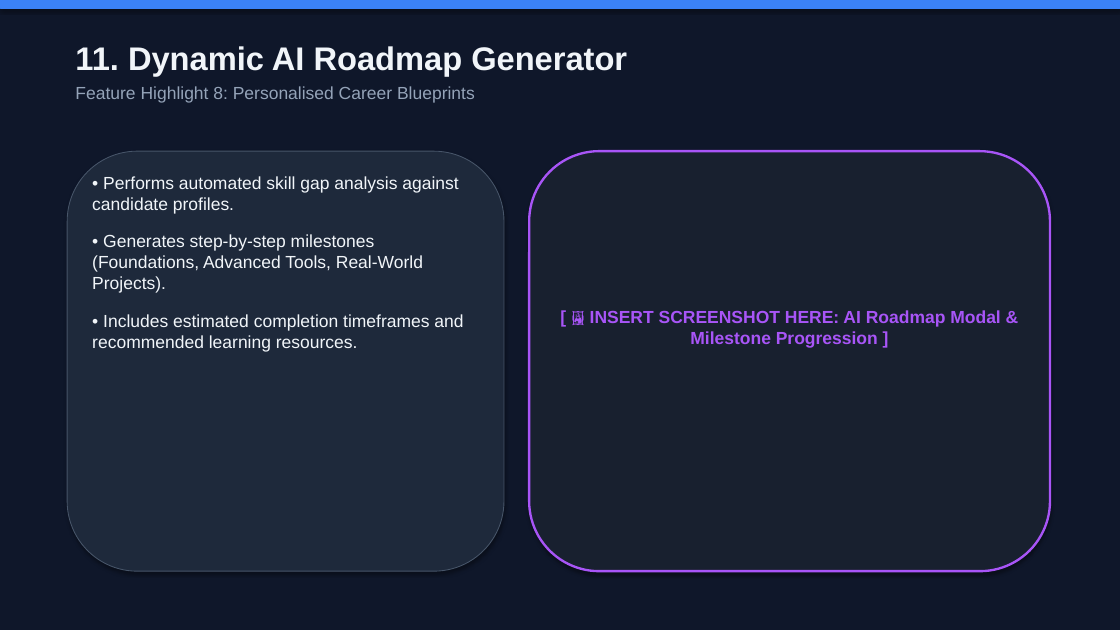
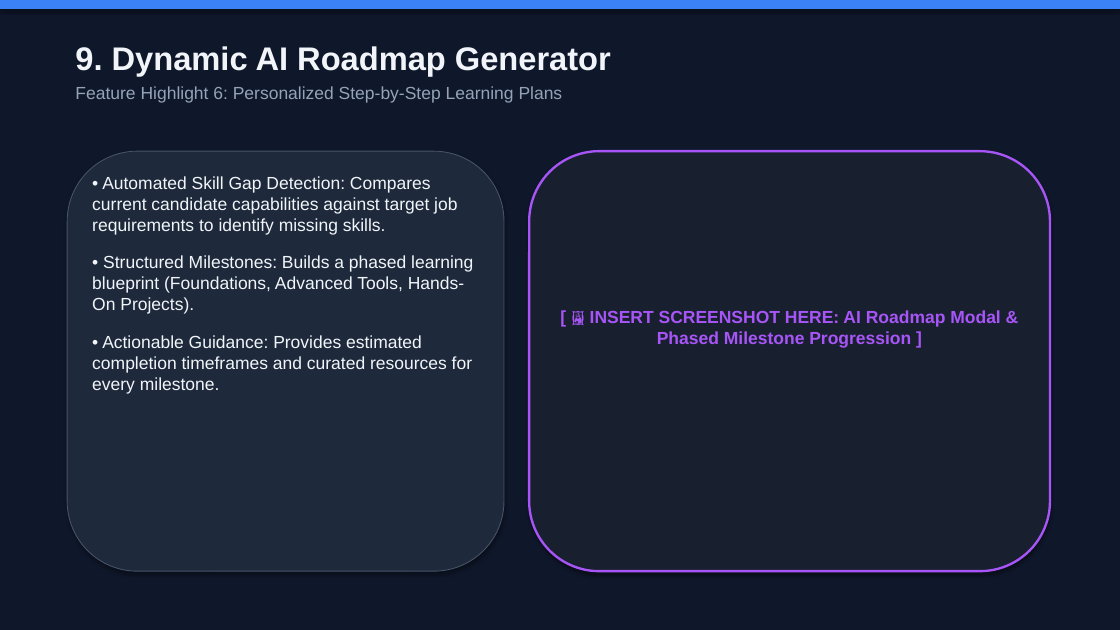
Before and after one commit to RudranshKadiveti/Team-Placebo, a slide deck: slide 10 of CareerPilot_AI_Presentation.pptx (slide 12 before the commit). Drawn at 1120x630 pixels with LibreOffice and Linux fonts; fonts in the diff are those of the drawing. Boxes give left, top, right and bottom in pixels: in the first picture for what was removed or moved away, otherwise in the second. Text is boxed around its words. In the diff, an @@ line names an element or a change of style, - is before the commit and + after.

```diff
--- a/CareerPilot_AI_Presentation.pptx
+++ b/CareerPilot_AI_Presentation.pptx
@@ text at <box>75,46,611,103</box>: text changed @@
-11. Dynamic AI Roadmap Generator
-Feature Highlight 8: Personalised Career Blueprints
+9. Dynamic AI Roadmap Generator
+Feature Highlight 6: Personalized Step-by-Step Learning Plans
@@ text at <box>92,176,473,394</box>: text changed @@
-• Performs automated skill gap analysis against candidate profiles.
-• Generates step-by-step milestones (Foundations, Advanced Tools, Real-World Projects).
-• Includes estimated completion timeframes and recommended learning resources.
+• Automated Skill Gap Detection: Compares current candidate capabilities against target job requirements to identify missing skills.
+• Structured Milestones: Builds a phased learning blueprint (Foundations, Advanced Tools, Hands-On Projects).
+• Actionable Guidance: Provides estimated completion timeframes and curated resources for every milestone.
@@ text at <box>590,310,1000,348</box>: text changed @@
-[ 🖼️ INSERT SCREENSHOT HERE: AI Roadmap Modal & Milestone Progression ]
+[ 🖼️ INSERT SCREENSHOT HERE: AI Roadmap Modal & Phased Milestone Progression ]
```
Also in this commit, not shown: 7 other slides changed, 6 slides added, 7 slides removed, 1 other file.
